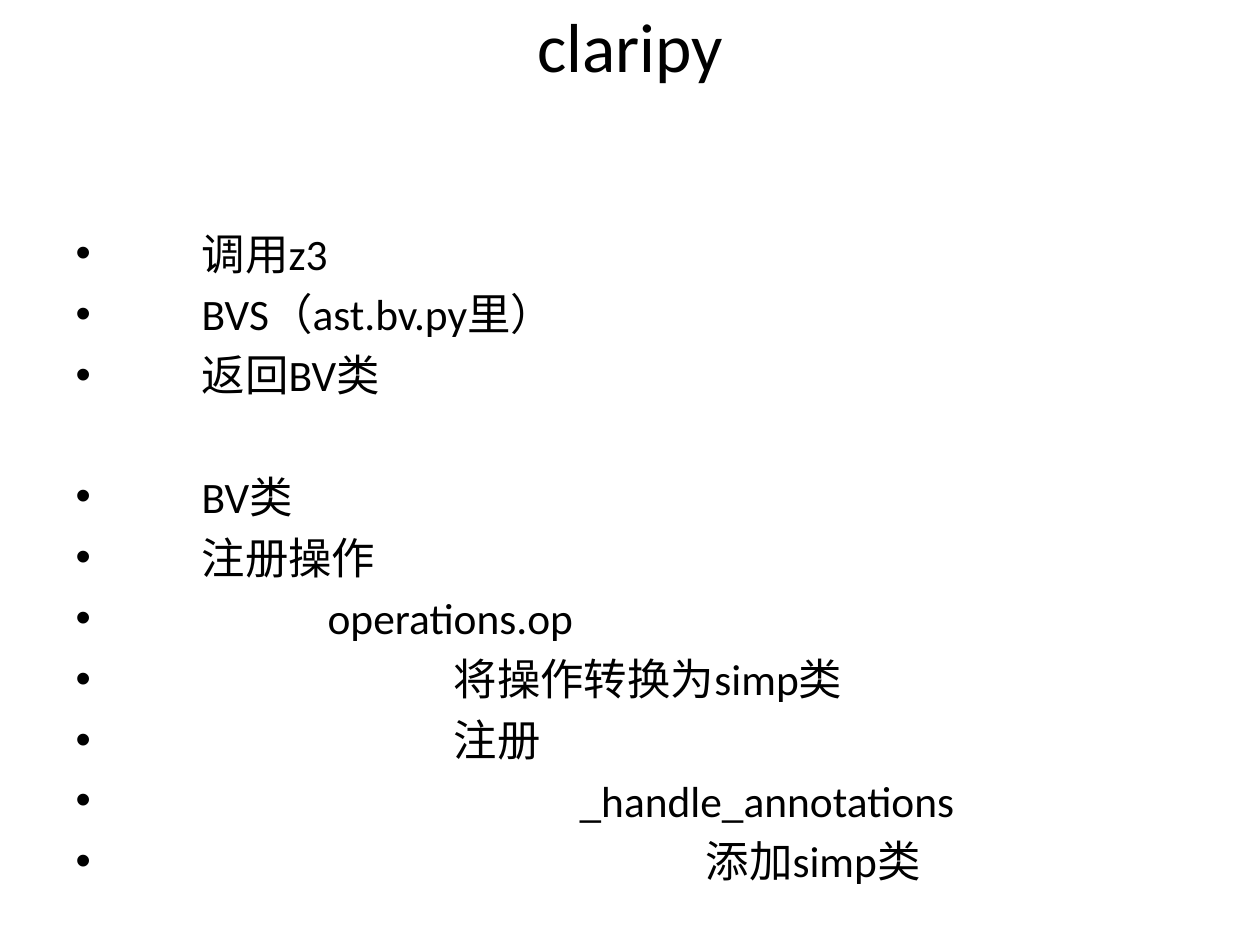
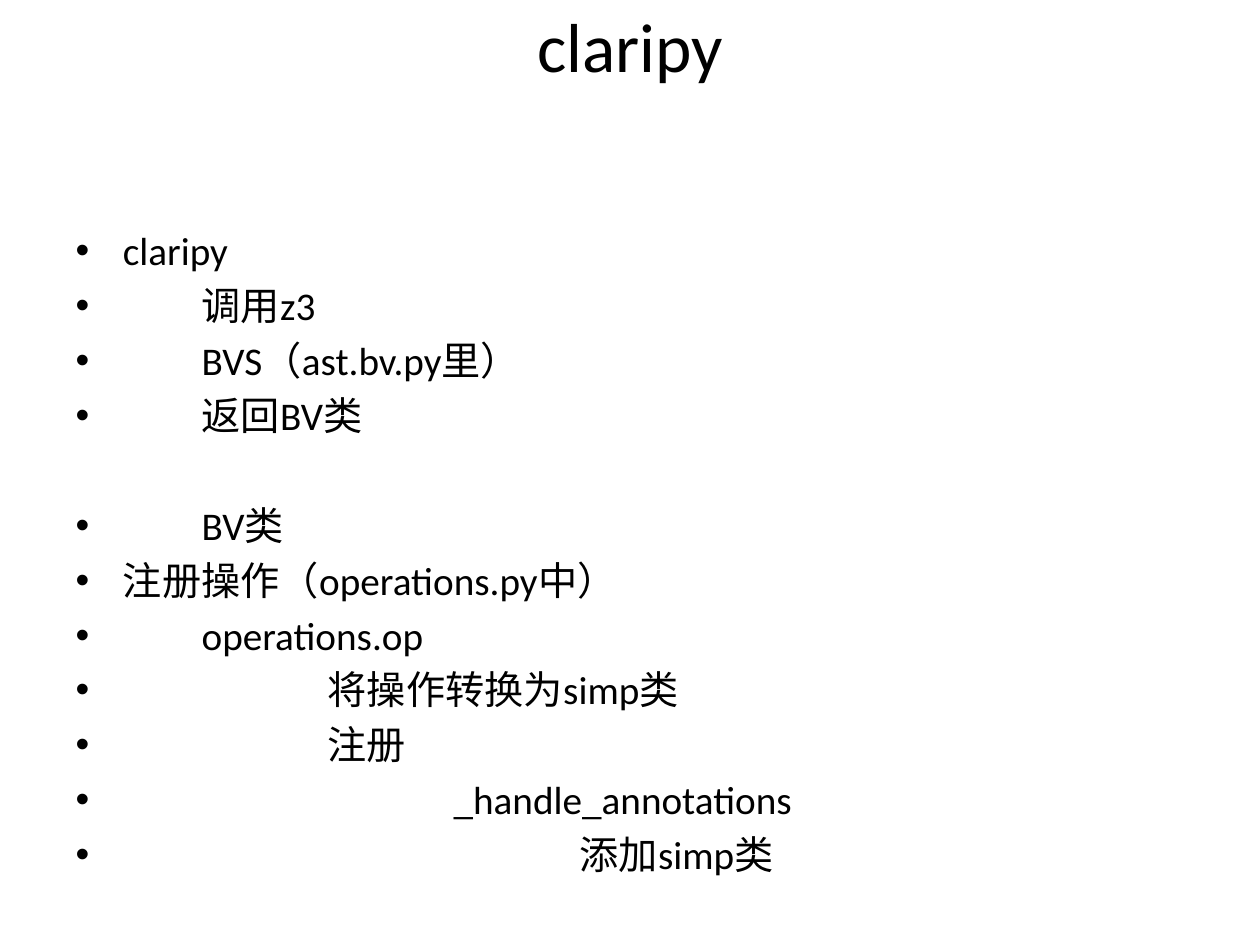
Before and after one commit to another1024/angr-analysis, a slide deck: slide 6 of 框架分析/angr分析.pptx. Drawn at 1260x945 pixels with LibreOffice and Linux fonts; fonts in the diff are those of the drawing. Boxes give left, top, right and bottom in pixels: in the first picture for what was removed or moved away, otherwise in the second. Text is boxed around its words. In the diff, an @@ line names an element or a change of style, - is before the commit and + after.

```diff
--- a/框架分析/angr分析.pptx
+++ b/框架分析/angr分析.pptx
@@ text at <box>123,237,228,272</box>: paragraph added @@
+• claripy
@@ text at <box>202,288,792,820</box>: size 24.8 to 22.4 pt in "调用z3", "BVS（ast.bv.py里）", "返回BV类", "BV类" and 5 more places @@
@@ text at <box>123,561,617,602</box>: text changed; size 24.8 to 22.4 pt @@
-• 注册操作
+• 注册操作（operations.py中）
```
Also in this commit, not shown: 5 other slides changed, 10 other files.
